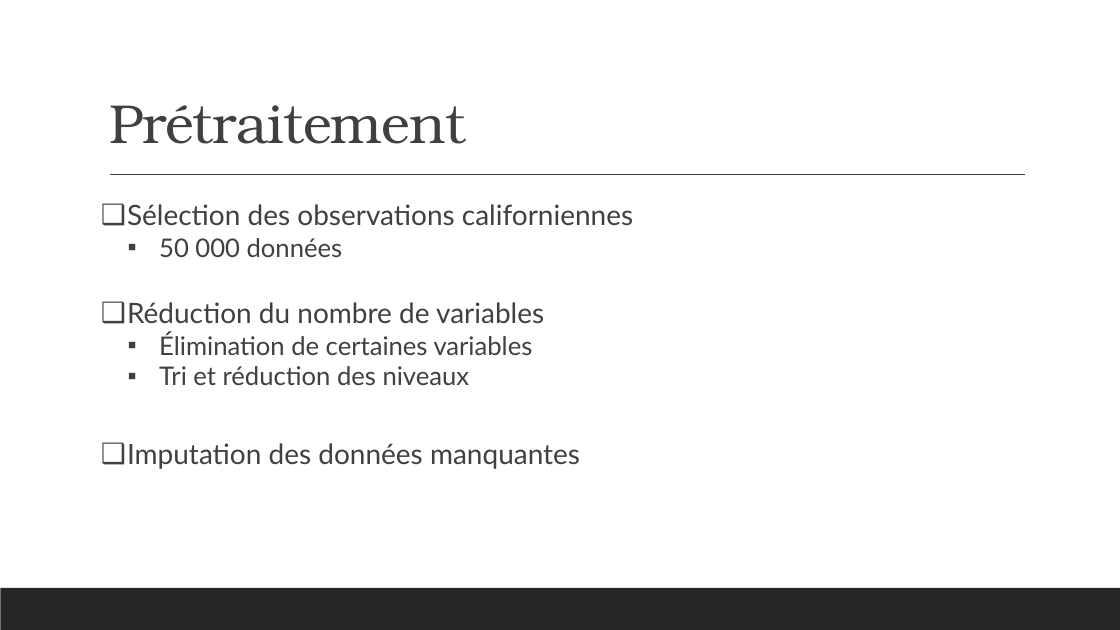
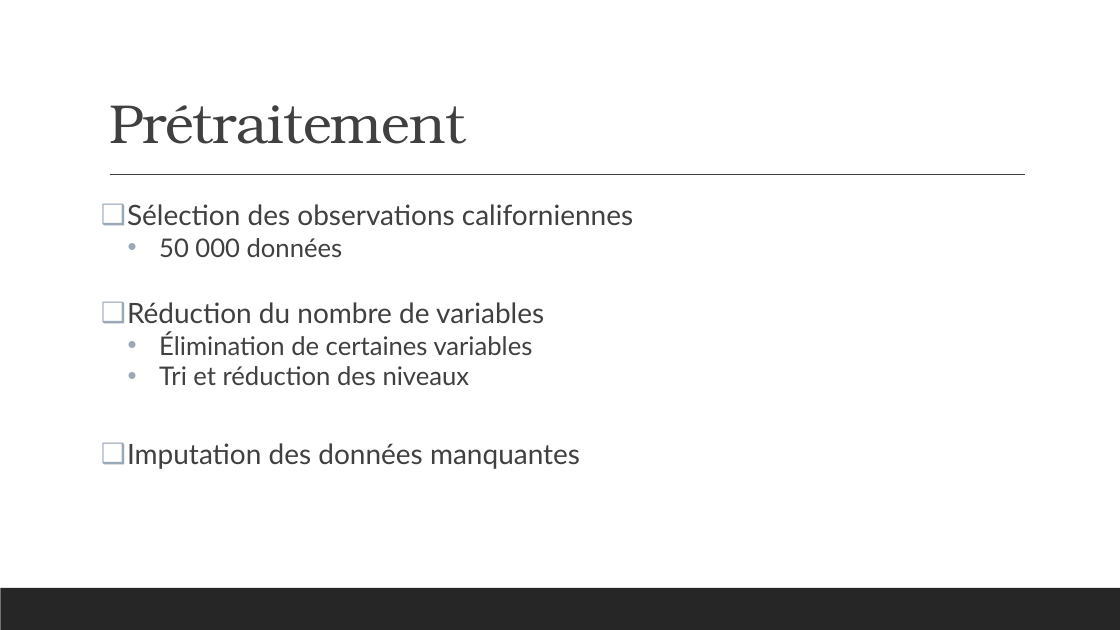
Before and after one commit to Dan-UL/PasDePlaziat, a slide deck: slide 7 of Final/Presentation_Equipe9.pptx. Drawn at 1120x630 pixels with LibreOffice and Linux fonts; fonts in the diff are those of the drawing. Boxes give left, top, right and bottom in pixels: in the first picture for what was removed or moved away, otherwise in the second. Text is boxed around its words. In the diff, an @@ line names an element or a change of style, - is before the commit and + after.

```diff
--- a/Final/Presentation_Equipe9.pptx
+++ b/Final/Presentation_Equipe9.pptx
@@ text "Sélection des observations californiennes" at bbox=[127, 204, 633, 469]: bullet ▪ to • @@
```
Also in this commit, not shown: 7 other slides changed, 5 slides added, 1 slide removed.
